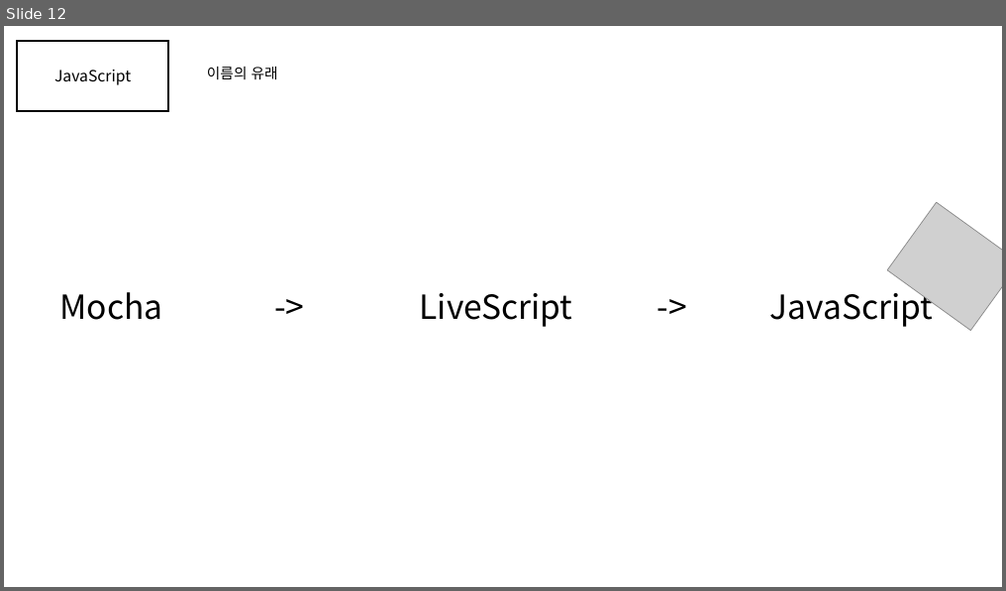
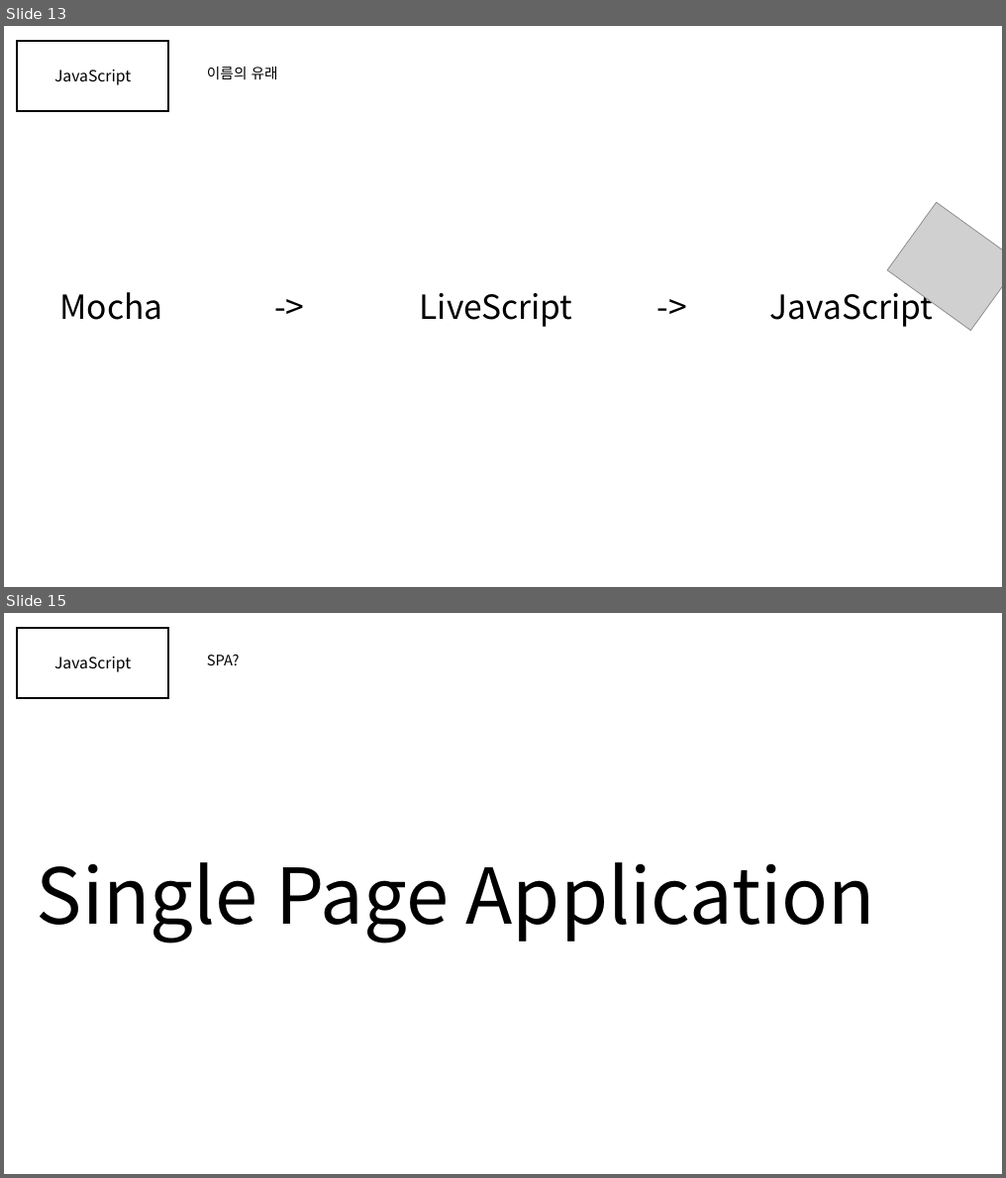
Before and after one commit to gunwoongPark/Seminar, a slide deck: 2020_11_11/세미나1.pptx. Shown one above the other, each under a label of ours: slide 12 before the commit, slides 13 and 15 after it; the slides between them are not shown. The pictures are 1006x591 and 1006x1178 pixels, drawn with LibreOffice and Linux fonts; fonts in the diff are those of the drawing; grey boxes stand for pictures. Boxes give left, top, right and bottom in pixels: in the first picture for what was removed or moved away, otherwise in the second. Text is boxed around its words. In the diff, an @@ line names an element or a change of style, - is before the commit and + after.

```diff
--- a/2020_11_11/세미나1.pptx
+++ b/2020_11_11/세미나1.pptx
@@ slide 15 added at <box>4,613,1002,1174</box>, background #FFFFFF @@
@@ rectangle added at <box>17,628,168,697</box>, outline #000000 2 pt @@
@@ text added at <box>54,657,131,672</box>, 15 pt, text #000000 @@
+JavaScript
@@ text added at <box>207,655,240,665</box>, 14 pt, text #000000 @@
+SPA?
@@ text added at <box>37,862,876,944</box>, 74 pt, text #000000 @@
+Single Page Application
@@ what was slide 12 is now slide 13 @@
```
Also in this commit, not shown: 1 slide changed, 4 other slides added, 10 slides removed.
